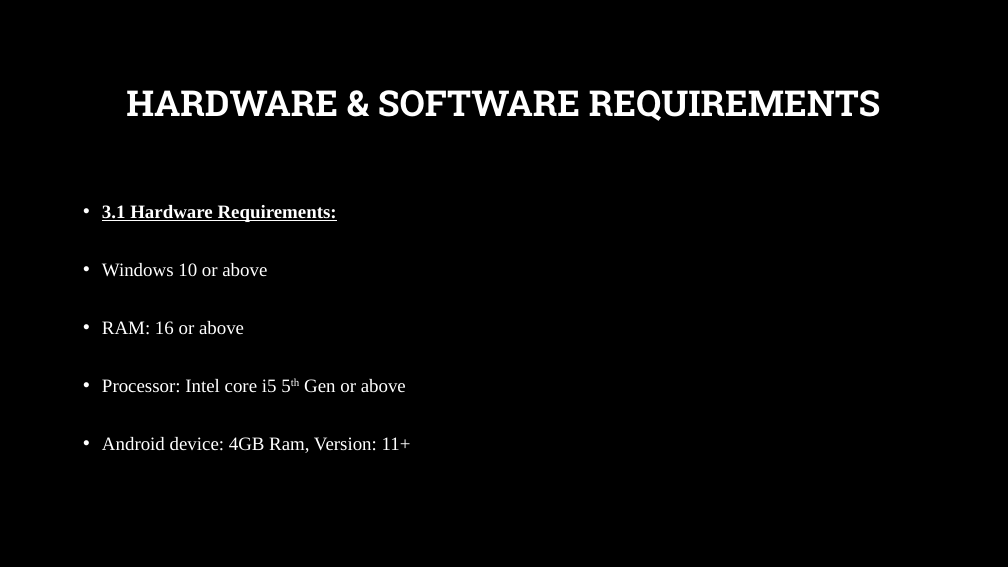
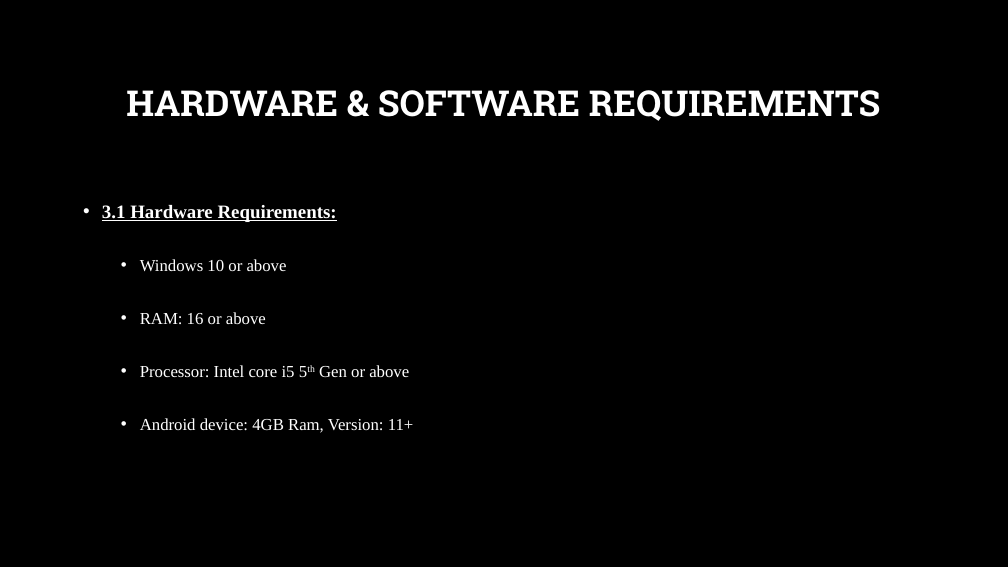
Before and after one commit to Dibya-Bharat/Major_project, a slide deck: slide 4 of Report/Tourism Recommendation Application.pptx. Drawn at 1008x567 pixels with LibreOffice and Linux fonts; fonts in the diff are those of the drawing; background and template pictures are left out. Boxes give left, top, right and bottom in pixels: in the first picture for what was removed or moved away, otherwise in the second. Text is boxed around its words. In the diff, an @@ line names an element or a change of style, - is before the commit and + after.

```diff
--- a/Report/Tourism Recommendation Application.pptx
+++ b/Report/Tourism Recommendation Application.pptx
@@ text at [140,259,414,433]: size 18 to 16 pt in "Windows 10 or above", "RAM: 16 or above", "Processor: Intel core i5 5th Gen or ...", "Android device: 4GB Ram, Version: 11+"; list level 1 to 2 in "Windows 10 or above"; list level 1 to 2 in "RAM: 16 or above"; list level 1 to 2 in "Processor: Intel core i5 5th ..."; list level 1 to 2 in "Android device: 4GB Ram, Version: ..." @@
```
Also in this commit, not shown: 5 other slides changed.
